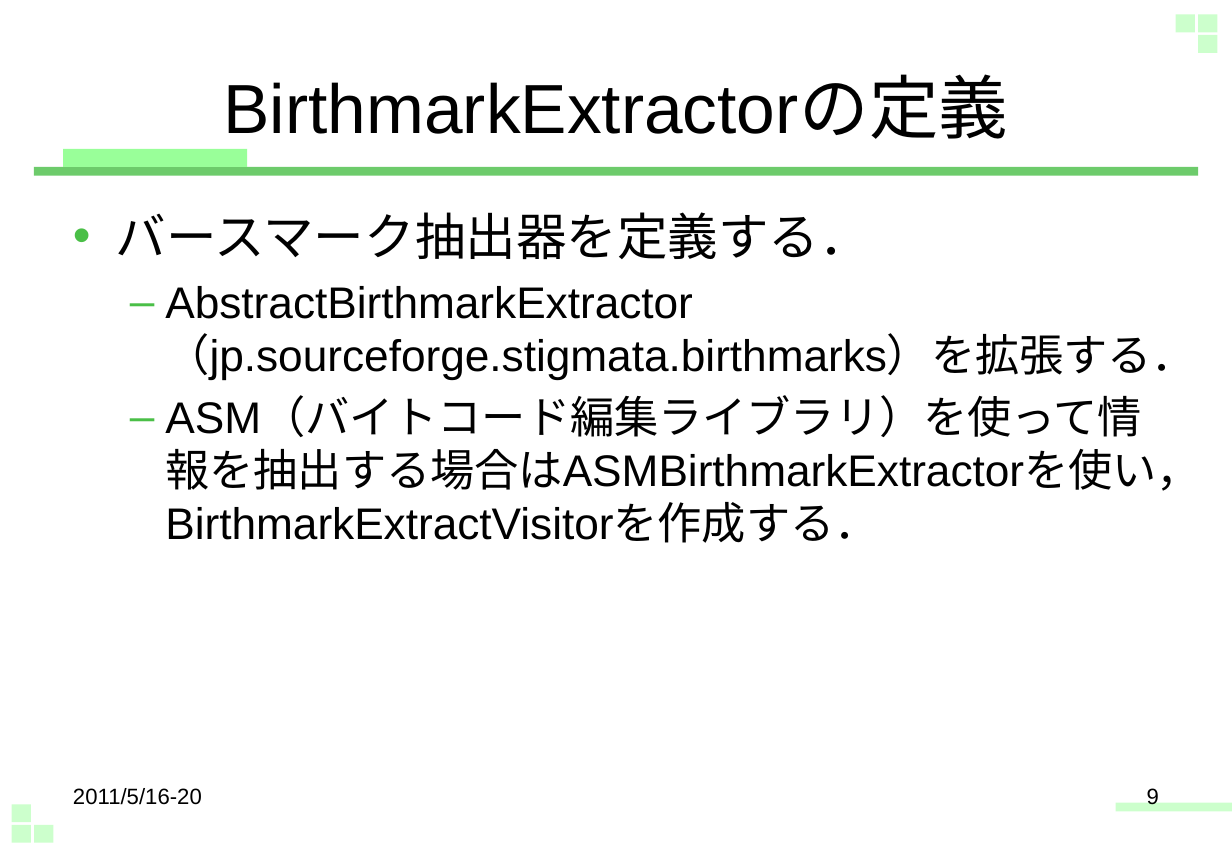
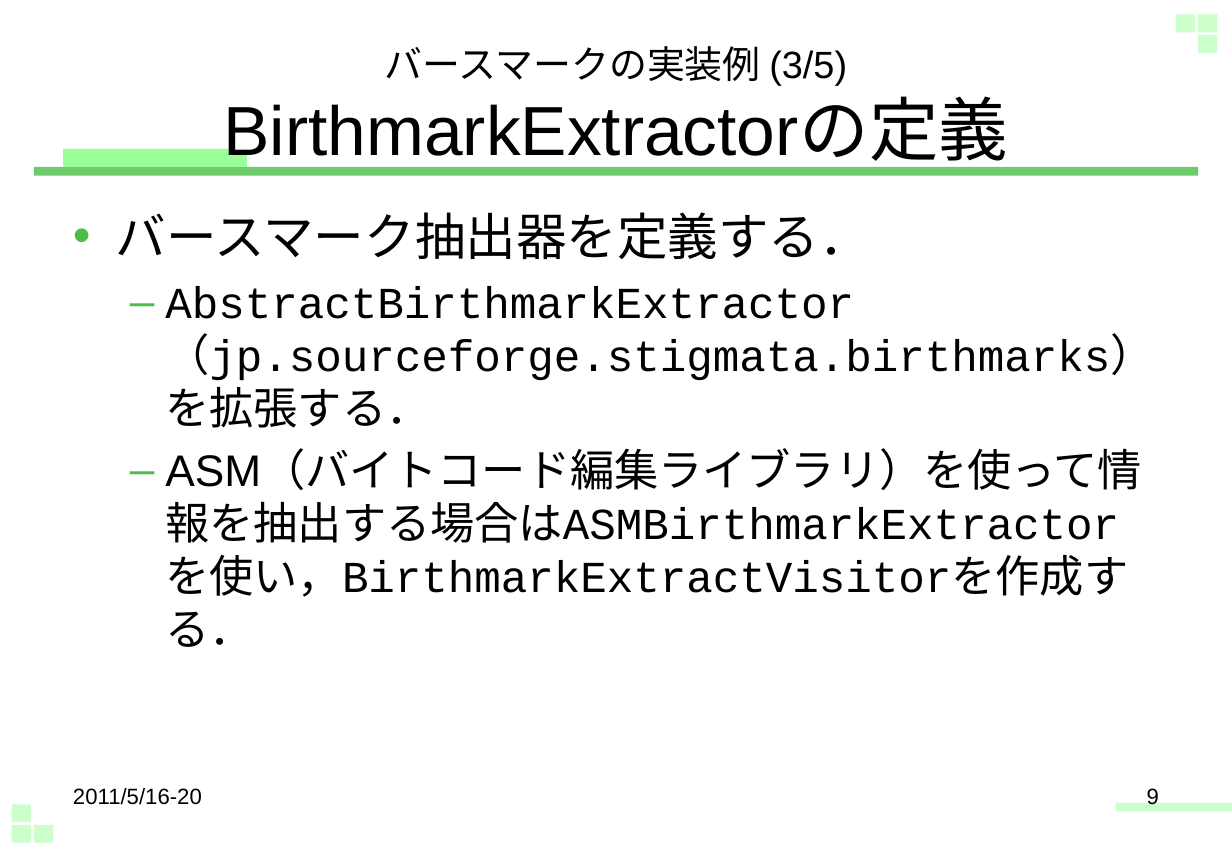
Before and after one commit to zz-fork-repository/jp-stigmata-core, a slide deck: slide 9 of src/docs/extends_stigmata.pptx. Drawn at 1232x853 pixels with LibreOffice and Linux fonts; fonts in the diff are those of the drawing. Boxes give left, top, right and bottom in pixels: in the first picture for what was removed or moved away, otherwise in the second. Text is boxed around its words. In the diff, an @@ line names an element or a change of style, - is before the commit and + after.

```diff
--- a/src/docs/extends_stigmata.pptx
+++ b/src/docs/extends_stigmata.pptx
@@ title at <box>224,46,1008,169</box>: text changed @@
-BirthmarkExtractorの定義
+バースマークの実装例 (3/5)
+BirthmarkExtractorの定義
@@ text at <box>165,287,1154,543</box>: font Arial to Courier New in "AbstractBirthmarkExtractor（jp.sourceforge.stigmata.birthmark ...", "ASM（バイトコード編集ライブラリ）を使って情報を抽出する場合はASMBirthmarkExtractorを使い，Bir ..." @@
```
Also in this commit, not shown: 7 other slides changed, 3 slides added, 2 other files.
